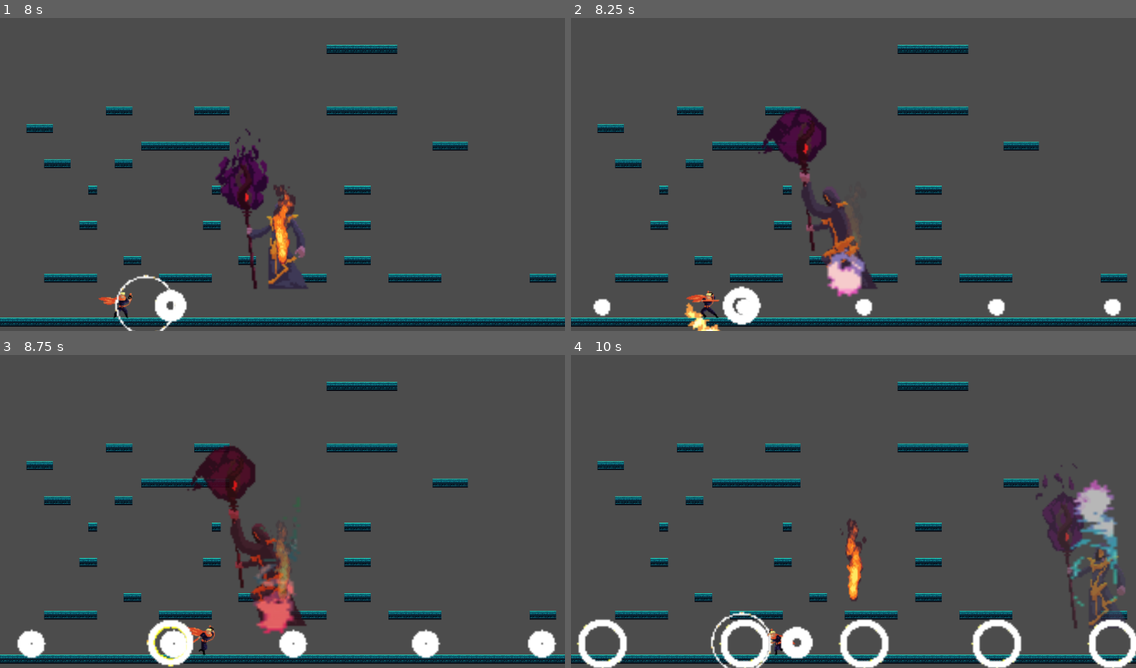
Above: before the commit, frames 1-4 (two rows, left to right).
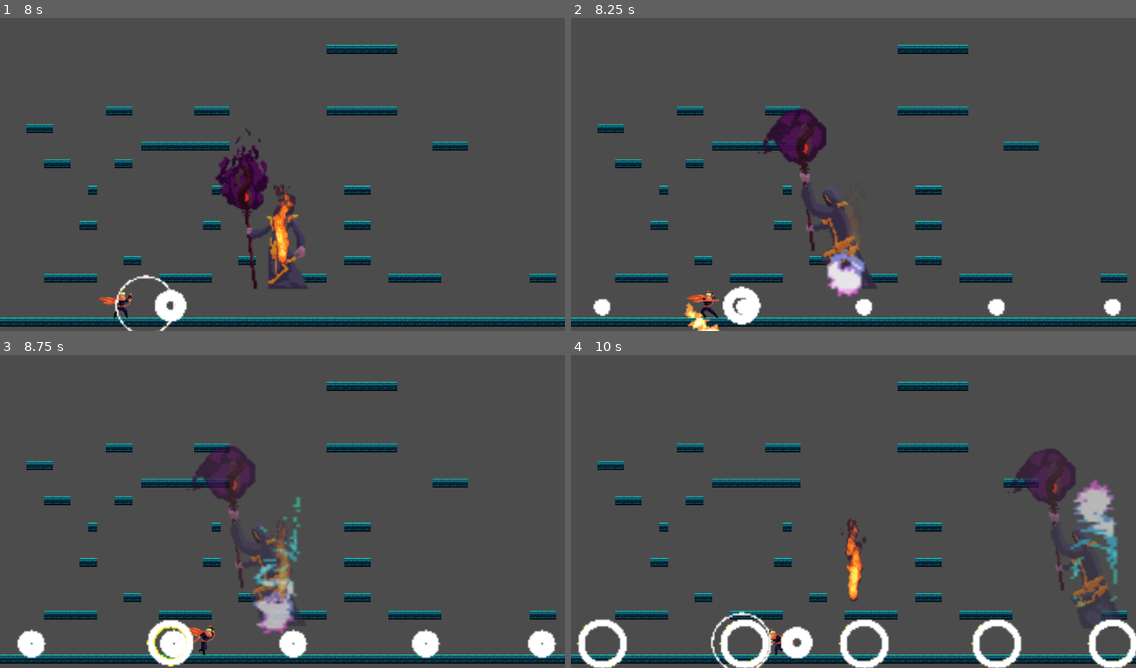
Above: after the commit, the same moments.

Repository: erranye/my-first-game-jam-2021
Game: Godot game, scene res://scenes/platformScene.tscn
Two runs of this game, one before a commit and one after it. Both use one fixed random seed, a clock stepped at 60 frames per second and the inputs below. The project has no main scene, so this scene is started directly.
Inputs:
- Up to frame 1 (8 s): tap Enter (ui_accept) at 0.5 s; hold Right (move_right) 0.53-2.03 s; tap X (basic_attack) every 1.5 s from 0.6 to 6.6 s; tap Up (jump) at 0.77, 1.52, 3.02, 3.77, 4.52, 6.02, 6.77, 7.52 s; tap Z (heavy_attack) every 1.5 s from 1.35 to 7.35 s; hold Left (move_left) 2.03-2.78 s; hold Right (move_right) 2.78-4.28 s; hold Left (move_left) 4.28-5.03 s; hold Right (move_right) 5.03-5.78 s; hold Left (move_left) 5.78-7.28 s; hold Right (move_right) from 7.28 s (still down)
- Up to frame 2 (8.25 s): keep holding Right (move_right); tap X (basic_attack) at 8.1 s
- Up to frame 3 (8.75 s): keep holding Right (move_right)
- Up to frame 4 (10 s): tap Z (heavy_attack) at 8.85 s; tap Up (jump) at 9.02, 9.77 s; release Right (move_right) at 9.53 s; hold Left (move_left) from 9.53 s (still down); tap X (basic_attack) at 9.6 s

Frame 1 is identical in both runs. In frame 2, 0.5% of the frame differs, in the area x 45-52%, y 75-89%; in frame 3, 3.5%, in the area x 34-55%, y 29-89%; in frame 4, 2.6%.

Commit message:
Very loosely functional boss fight.

Diff:
--- a/assets/boss.tscn
+++ b/assets/boss.tscn
@@ -295,7 +295,7 @@
 } ]
 
 [sub_resource type="RectangleShape2D" id=49]
-extents = Vector2( 19.2713, 28.3304 )
+extents = Vector2( 21.16, 30.8838 )
 
 [sub_resource type="CapsuleShape2D" id=50]
 radius = 43.0533
@@ -313,6 +313,7 @@
 [node name="AnimatedSprite" type="AnimatedSprite" parent="."]
 frames = SubResource( 48 )
 animation = "attack2"
+frame = 1
 playing = true
 
 [node name="hitBox" type="Area2D" parent="."]
--- a/script/boss.gd
+++ b/script/boss.gd
@@ -55,7 +55,7 @@
 			# Random 1 or 2
 			var attack_i = randi()% 2 + 1
 			rev_attack(attack_i)
-			attack_timer.set_wait_time(5)
+			attack_timer.set_wait_time(7)
 			attack_timer.start()
 			first_attack = false
 		elif attack_timer.get_time_left() < 1 and not attacking:
@@ -64,7 +64,7 @@
 			# Random 1 or 2
 			var attack_i = randi()% 2 + 1
 			rev_attack(attack_i)
-			attack_timer.set_wait_time(4)
+			attack_timer.set_wait_time(7)
 			attack_timer.start()
 
 func orient_boss(flip):
@@ -88,11 +88,12 @@
 
 func boss_animation_loop():
 	if getting_hit and not attacking:
-		_boss_sprite.modulate = Color(1,0,0,0.5)
+		_boss_sprite.modulate = Color(1,0,0,1)
 		_boss_sprite.play("get_hit")
 	elif attacking:
 		getting_hit = false
 	else:
+		_boss_sprite.modulate = Color(1,1,1,1)
 		_boss_sprite.play("idle")
 
 func rev_attack(n):
@@ -101,9 +102,9 @@
 	_boss_sprite.play("attack"+str(n))
 	_boss_sprite.set_frame(0)
 	_boss_sprite.stop()
-	revving_timer.set_wait_time(1)
+	revving_timer.set_wait_time(2)
 	revving_timer.start()
-	$Tween.interpolate_property(self, "modulate", Color(1,1,1,1), Color(1,0.2,0.2,0.8), 1.0,
+	$Tween.interpolate_property(self, "scale", Color(1,1,1,1), Color(1,0,0,1), 2.0,
 								Tween.TRANS_LINEAR, Tween.EASE_IN)
 	$Tween.start()
 
@@ -207,6 +208,7 @@
 
 func _on_revvingTimer_timeout():
 	boss_swing(revving_attack)
+	_boss_sprite.modulate = Color(1,1,1,1)
 	var bodies_to_damage
 	for body in detected_bodies_to_hit:
 		if not swing_damaged:
--- /dev/null
+++ b/script/damageNumbers.gd
@@ -0,0 +1,16 @@
+extends Label
+
+
+# Declare member variables here. Examples:
+# var a = 2
+# var b = "text"
+
+
+# Called when the node enters the scene tree for the first time.
+func _ready():
+	pass # Replace with function body.
+
+
+# Called every frame. 'delta' is the elapsed time since the previous frame.
+#func _process(delta):
+#	pass
